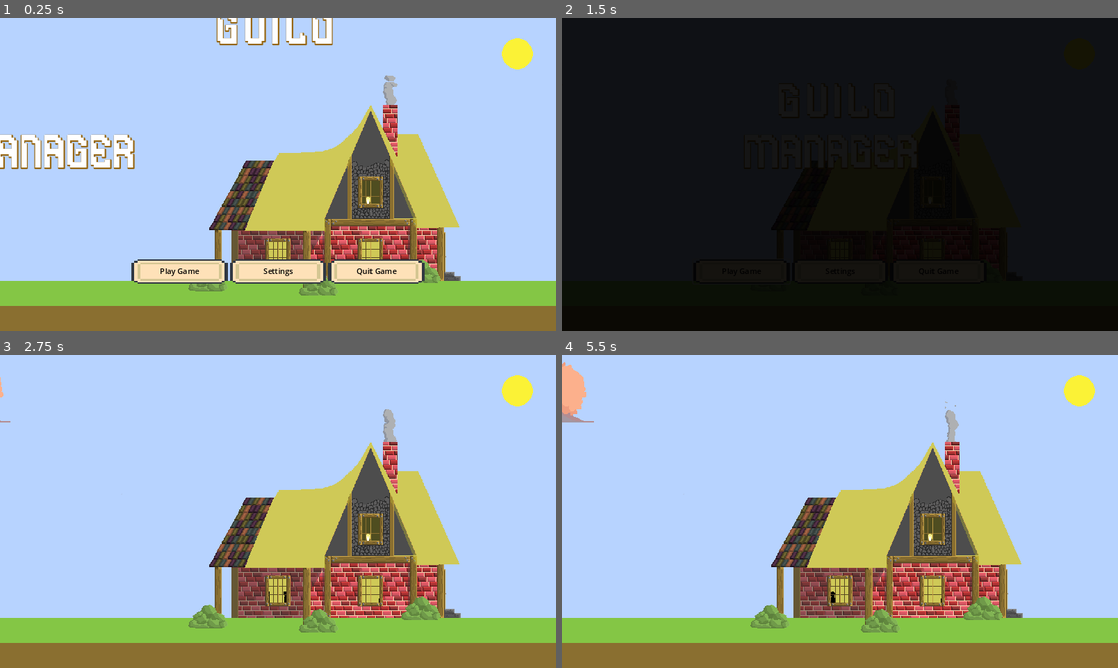
Above: before the commit, frames 1-4 (two rows, left to right).
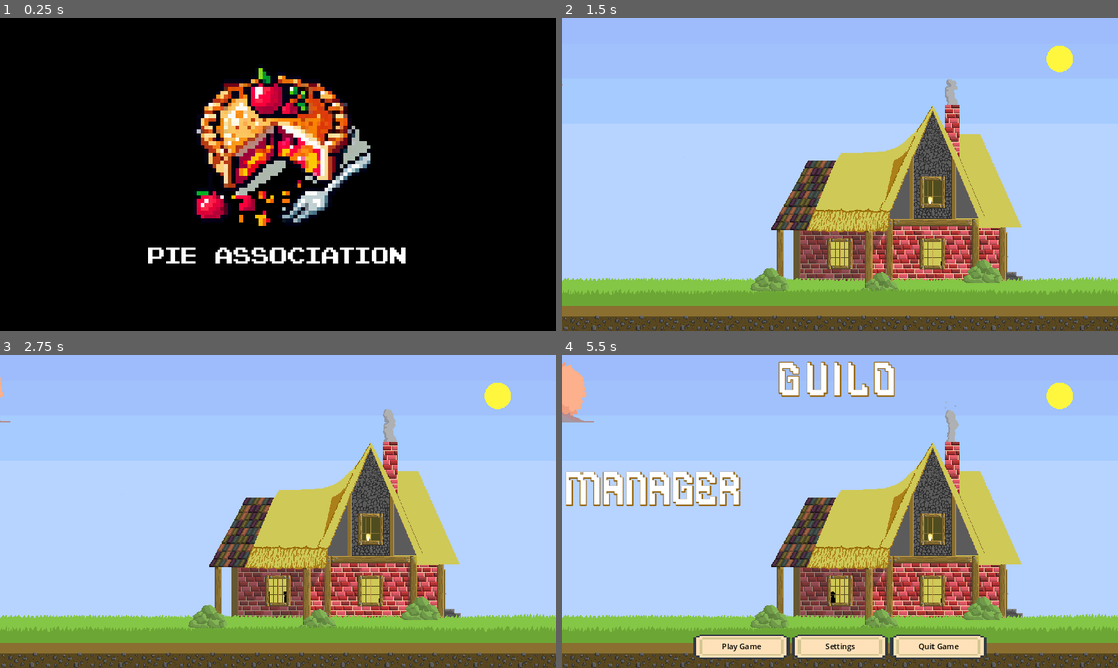
Above: after the commit, the same moments.

Repository: oznoGo7/guildManager
Game: Godot game, scene res://UI/2D Scenes/menu.tscn
Same seed, same stepped clock (60 frames per second), same inputs: the game is played once before the commit and once after it. Sound files missing from this copy of the repository are replaced by a short silence.
Inputs (mouse positions are in pixels of both pictures, inside the frame that each line leads up to):
- Up to frame 1 (0.25 s): no input
- Up to frame 2 (1.5 s): click (739, 271) at 0.5 s, where only the run before the commit has a clickable "Play Game"; click (739, 271) at 1.25 s, where only the run before the commit has a clickable "Play Game"
- Up to frame 3 (2.75 s): move the mouse to (400, 495) at 2.02 s
- Up to frame 4 (5.5 s): move the mouse to (728, 527) at 2.77 s; move the mouse to (895, 442) at 3.52 s; move the mouse to (812, 574) at 4.27 s; move the mouse to (1006, 558) at 5.02 s

The runs differ from the first frame. In frame 1, 100% of the frame differs, in the area x 0-100%, y 0-100%; in frame 2, 100%; in frame 3, 20%; in frame 4, 24%.

Commit message:
Intro To Game
Created the scene for the publisher and have no adventurers left scene

Diff:
--- a/Game Scenes/animation_controller.gd
+++ b/Game Scenes/animation_controller.gd
@@ -1,11 +1,13 @@
 extends Control
 
 @onready var anim: AnimationPlayer = $Anim
+
 
 func fade_in():
 	anim.play("Fade In")
 	await anim.animation_finished
 	visible = false
+
 
 func fade_out():
 	visible = true
@@ -13,3 +15,15 @@
 	anim.play("Fade Out")
 	await anim.animation_finished
 	fade_in()
+
+
+func play_publisher():
+	visible = true
+	print("Play Pie Association")
+	anim.play("Publisher")
+	await anim.animation_finished
+	visible = false
+
+
+func _on_skip_pressed() -> void:
+	visible = false
--- a/Game Scenes/animation_controller.tscn
+++ b/Game Scenes/animation_controller.tscn
@@ -1,63 +1,58 @@
-[gd_scene load_steps=6 format=3 uid="uid://boicpk5r3jko7"]
+[gd_scene load_steps=9 format=3 uid="uid://boicpk5r3jko7"]
 
 [ext_resource type="Script" path="res://Game Scenes/animation_controller.gd" id="1_stwrn"]
+[ext_resource type="Texture2D" uid="uid://15sijjux8ypx" path="res://Artwork/Publisher/Pie Association Log.png" id="2_x85jj"]
+[ext_resource type="FontFile" uid="uid://djsjpoq7vta1v" path="res://UI/Font/PixelEmulator-xq08.ttf" id="3_sie2k"]
 
 [sub_resource type="Animation" id="Animation_uuka6"]
 resource_name = "Fade In"
 step = 1.0
-tracks/0/type = "value"
-tracks/0/imported = false
-tracks/0/enabled = true
-tracks/0/path = NodePath("ColorRect:color")
-tracks/0/interp = 1
-tracks/0/loop_wrap = true
-tracks/0/keys = {
-"times": PackedFloat32Array(0, 1),
-"transitions": PackedFloat32Array(1, 1),
-"update": 0,
-"values": [Color(0, 0, 0, 1), Color(0, 0, 0, 0)]
-}
 
 [sub_resource type="Animation" id="Animation_mq22o"]
 resource_name = "Fade Out"
 step = 1.0
-tracks/0/type = "value"
-tracks/0/imported = false
-tracks/0/enabled = true
-tracks/0/path = NodePath("ColorRect:color")
-tracks/0/interp = 1
-tracks/0/loop_wrap = true
-tracks/0/keys = {
-"times": PackedFloat32Array(0, 1),
-"transitions": PackedFloat32Array(1, 1),
-"update": 0,
-"values": [Color(0, 0, 0, 0), Color(0, 0, 0, 1)]
-}
 
 [sub_resource type="Animation" id="Animation_83o3p"]
 length = 0.001
 tracks/0/type = "value"
 tracks/0/imported = false
 tracks/0/enabled = true
-tracks/0/path = NodePath("ColorRect:color")
+tracks/0/path = NodePath("Control:modulate")
 tracks/0/interp = 1
 tracks/0/loop_wrap = true
 tracks/0/keys = {
 "times": PackedFloat32Array(0),
 "transitions": PackedFloat32Array(1),
 "update": 0,
-"values": [Color(0, 0, 0, 0)]
+"values": [Color(1, 1, 1, 1)]
+}
+
+[sub_resource type="Animation" id="Animation_ut8h6"]
+resource_name = "Publisher"
+length = 5.0
+step = 0.5
+tracks/0/type = "value"
+tracks/0/imported = false
+tracks/0/enabled = true
+tracks/0/path = NodePath("Control:modulate")
+tracks/0/interp = 1
+tracks/0/loop_wrap = true
+tracks/0/keys = {
+"times": PackedFloat32Array(0, 1.5, 3),
+"transitions": PackedFloat32Array(1, 1, 1),
+"update": 0,
+"values": [Color(1, 1, 1, 1), Color(1, 1, 1, 1), Color(1, 1, 1, 0)]
 }
 
 [sub_resource type="AnimationLibrary" id="AnimationLibrary_lgl08"]
 _data = {
 "Fade In": SubResource("Animation_uuka6"),
 "Fade Out": SubResource("Animation_mq22o"),
+"Publisher": SubResource("Animation_ut8h6"),
 "RESET": SubResource("Animation_83o3p")
 }
 
 [node name="Animation Controller" type="Control"]
-visible = false
 layout_mode = 3
 anchors_preset = 15
 anchor_right = 1.0
@@ -66,16 +61,58 @@
 grow_vertical = 2
 script = ExtResource("1_stwrn")
 
-[node name="ColorRect" type="ColorRect" parent="."]
+[node name="Anim" type="AnimationPlayer" parent="."]
+libraries = {
+"": SubResource("AnimationLibrary_lgl08")
+}
+
+[node name="Control" type="Control" parent="."]
 layout_mode = 1
 anchors_preset = 15
 anchor_right = 1.0
 anchor_bottom = 1.0
 grow_horizontal = 2
 grow_vertical = 2
-color = Color(0, 0, 0, 0)
 
-[node name="Anim" type="AnimationPlayer" parent="."]
-libraries = {
-"": SubResource("AnimationLibrary_lgl08")
-}
+[node name="ColorRect" type="ColorRect" parent="Control"]
+modulate = Color(0, 0, 0, 1)
+layout_mode = 1
+anchors_preset = 15
+anchor_right = 1.0
+anchor_bottom = 1.0
+grow_horizontal = 2
+grow_vertical = 2
+color = Color(0, 0, 0, 1)
+
+[node name="Sprite2D" type="Sprite2D" parent="Control"]
+position = Vector2(576, 263)
+scale = Vector2(8, 8)
+texture = ExtResource("2_x85jj")
+
+[node name="Label" type="Label" parent="Control"]
+layout_mode = 1
+anchors_preset = 8
+anchor_left = 0.5
+anchor_top = 0.5
+anchor_right = 0.5
+anchor_bottom = 0.5
+offset_left = -174.0
+offset_top = 136.5
+offset_right = 174.0
+offset_bottom = 203.5
+grow_horizontal = 2
+grow_vertical = 2
+theme_override_fonts/font = ExtResource("3_sie2k")
+theme_override_font_sizes/font_size = 48
+text = "Pie Association"
+
+[node name="Skip" type="Button" parent="Control"]
+modulate = Color(1, 1, 1, 0)
+layout_mode = 1
+anchors_preset = 15
+anchor_right = 1.0
+anchor_bottom = 1.0
+grow_horizontal = 2
+grow_vertical = 2
+
+[connection signal="pressed" from="Control/Skip" to="." method="_on_skip_pressed"]
--- a/Manager/game_manager.gd
+++ b/Manager/game_manager.gd
@@ -422,13 +422,14 @@
 		Globals.town_reputation -= Globals.new_day_reputation_decrease
 		amount_of_rep = .08
 		await update_reputation()
-		move_quest_details_list()
+		await move_quest_details_list()
 		if Globals.town_reputation > .1:
 				quest_details_list.visible = false
 				eod.visible = false
 				game_over.visible = false
 				level_up_options.visible = false
 				weekly_scenario_vbox.visible = false
+				$"../Animation Controller".fade_out()
 		else:
 			game_over.visible = true
 			$Audio.present_scenario_timer.stop()
--- /dev/null
+++ b/UI/2D Scenes/main_menu.gd
@@ -0,0 +1,7 @@
+extends HBoxContainer
+
+
+
+func move_main_menu():
+	var tween = get_tree().create_tween()
+	tween.tween_property(self, "position", Vector2(0, 500), 1)
--- a/UI/2D Scenes/menu_layout_ctrl.gd
+++ b/UI/2D Scenes/menu_layout_ctrl.gd
@@ -5,6 +5,7 @@
 @onready var window_walk_2: AnimationPlayer = $"Background/Window 2/Window Walk 2"
 @onready var chimney: AnimationPlayer = $"Background/Chimney Smoke/Chimney"
 @onready var settings_menu: Control = $"Settings Menu"
+@onready var animation_controller: Control = $"Animation Controller"
 
 
 var is_paused = false
@@ -23,6 +24,15 @@
 		print("No More Adventurers " + str(Globals.guild_members_left))
 		get_node("Game Scene").no_more_adventurers()
 	chimney.play("Chimney Smoke")
+	animation_controller.play_publisher()
+	await animation_controller.play_publisher()
+	$"Title Labels/G".move_title_label()
+	$"Title Labels/U".move_title_label()
+	$"Title Labels/I".move_title_label()
+	$"Title Labels/L".move_title_label()
+	$"Title Labels/D".move_title_label()
+	$"Title Labels/Manager".move_title_label()
+	$"Main Menu".move_main_menu()
 
 func _process(delta: float) -> void:
 	if Input.is_action_just_pressed("Pause"):
@@ -35,14 +45,6 @@
 			settings_menu.visible = false
 			print("Hide Settings")
 
-
-func _on_title_timer_timeout() -> void:
-	$"Title Labels/G".move_title_label()
-	$"Title Labels/U".move_title_label()
-	$"Title Labels/I".move_title_label()
-	$"Title Labels/L".move_title_label()
-	$"Title Labels/D".move_title_label()
-	$"Title Labels/Manager".move_title_label()
 
 
 func _on_window_walking_1_timeout() -> void:
--- a/UI/2D Scenes/menu_layout_ctrl.tscn
+++ b/UI/2D Scenes/menu_layout_ctrl.tscn
@@ -1,9 +1,9 @@
-[gd_scene load_steps=48 format=3 uid="uid://blwyokhup48vq"]
+[gd_scene load_steps=49 format=3 uid="uid://blwyokhup48vq"]
 
 [ext_resource type="PackedScene" uid="uid://iyc288nhvx4t" path="res://Game Scenes/game_scene.tscn" id="1_1mimh"]
 [ext_resource type="Script" path="res://UI/2D Scenes/menu_layout_ctrl.gd" id="1_goreh"]
 [ext_resource type="PackedScene" uid="uid://rso3gymj47gc" path="res://UI/Buttons/Menu_Buttons.tscn" id="1_igv0p"]
-[ext_resource type="Texture2D" uid="uid://c1c85y07drn64" path="res://Artwork/Background/Derek House v3.png" id="2_yp5f2"]
+[ext_resource type="Texture2D" uid="uid://bgq4i18wnkc35" path="res://Artwork/Background/Derek House v3 (1)-Sheet.png" id="2_0rok4"]
 [ext_resource type="Texture2D" uid="uid://rwv3hfsl827i" path="res://Artwork/Background/Cloud 1.png" id="3_eus8g"]
 [ext_resource type="SpriteFrames" uid="uid://bhqmsqisx4ul3" path="res://Artwork/Sprites/Window.tres" id="3_o2kqx"]
 [ext_resource type="PackedScene" uid="uid://cc37y4dw05u16" path="res://UI/Labels/Title/Title Label.tscn" id="3_seatt"]
@@ -11,17 +11,18 @@
 [ext_resource type="Texture2D" uid="uid://dqxy0q84hbsld" path="res://Artwork/Background/Cloud 4.png" id="5_ihdy3"]
 [ext_resource type="PackedScene" uid="uid://boicpk5r3jko7" path="res://Game Scenes/animation_controller.tscn" id="6_6qa1m"]
 [ext_resource type="Texture2D" uid="uid://chg0lyq8uyukg" path="res://Artwork/Sprites/Background/Chimney Smoke-Sheet.png" id="6_o5xlr"]
+[ext_resource type="Script" path="res://UI/2D Scenes/main_menu.gd" id="10_cxq68"]
 [ext_resource type="PackedScene" uid="uid://c1fftcekmkocc" path="res://Game Scenes/settings_menu.tscn" id="12_t7q8c"]
 
-[sub_resource type="AtlasTexture" id="AtlasTexture_2ewbf"]
-atlas = ExtResource("2_yp5f2")
+[sub_resource type="AtlasTexture" id="AtlasTexture_wv6fo"]
+atlas = ExtResource("2_0rok4")
 region = Rect2(0, 0, 1152, 648)
 
 [sub_resource type="SpriteFrames" id="SpriteFrames_0r1u7"]
 animations = [{
 "frames": [{
 "duration": 1.0,
-"texture": SubResource("AtlasTexture_2ewbf")
+"texture": SubResource("AtlasTexture_wv6fo")
 }],
 "loop": true,
 "name": &"default",
@@ -619,10 +620,6 @@
 text = "MANAGER
 "
 
-[node name="Title Timer" type="Timer" parent="Title Labels"]
-wait_time = 0.1
-autostart = true
-
 [node name="Game Scene" parent="." instance=ExtResource("1_1mimh")]
 visible = false
 layout_mode = 1
@@ -633,11 +630,12 @@
 anchor_top = 1.0
 anchor_right = 1.0
 anchor_bottom = 1.0
-offset_top = -148.0
-offset_bottom = -98.0
+offset_top = 9.0
+offset_bottom = 59.0
 grow_horizontal = 2
 grow_vertical = 0
 alignment = 1
+script = ExtResource("10_cxq68")
 
 [node name="Play" parent="Main Menu" groups=["Play Button"] instance=ExtResource("1_igv0p")]
 layout_mode = 2
@@ -658,6 +656,7 @@
 "
 
 [node name="Animation Controller" parent="." instance=ExtResource("6_6qa1m")]
+visible = false
 layout_mode = 2
 anchors_preset = 0
 
@@ -669,4 +668,3 @@
 [connection signal="timeout" from="Background/Clouds/Cloud 3/Cloud 3 Timer" to="." method="_on_cloud_3_timer_timeout"]
 [connection signal="timeout" from="Background/Window 1/Window walking 1" to="." method="_on_window_walking_1_timeout"]
 [connection signal="timeout" from="Background/Window 2/Window walking 2" to="." method="_on_window_walking_2_timeout"]
-[connection signal="timeout" from="Title Labels/Title Timer" to="." method="_on_title_timer_timeout"]
--- a/UI/Labels/Title/Title Label.tscn
+++ b/UI/Labels/Title/Title Label.tscn
@@ -1,6 +1,6 @@
 [gd_scene load_steps=3 format=3 uid="uid://cc37y4dw05u16"]
 
-[ext_resource type="FontFile" uid="uid://bquvtja6buwsw" path="res://UI/Neoblock DEMO.otf" id="1_1l5b8"]
+[ext_resource type="FontFile" uid="uid://bquvtja6buwsw" path="res://UI/Font/Neoblock DEMO.otf" id="1_1l5b8"]
 [ext_resource type="Script" path="res://UI/Labels/Title/title_label.gd" id="2_0eh3g"]
 
 [node name="G" type="Label"]
--- a/UI/Labels/Title/title_label.gd
+++ b/UI/Labels/Title/title_label.gd
@@ -9,14 +9,14 @@
 	var tween = get_tree().create_tween()
 	match name:
 		"G":
-			tween.tween_property(self, "position", Vector2(445, 137), .4)
+			tween.tween_property(self, "position", Vector2(445, 137), 1)
 		"U":
-			tween.tween_property(self, "position", Vector2(504, 137), .4)
+			tween.tween_property(self, "position", Vector2(504, 137), 1)
 		"I":
-			tween.tween_property(self, "position", Vector2(543, 137), .4)
+			tween.tween_property(self, "position", Vector2(543, 137), 1)
 		"L":
-			tween.tween_property(self, "position", Vector2(589, 137), .4)
+			tween.tween_property(self, "position", Vector2(589, 137), 1)
 		"D":
-			tween.tween_property(self, "position", Vector2(643, 137), .4)
+			tween.tween_property(self, "position", Vector2(643, 137), 1)
 		"Manager":
-			tween.tween_property(self, "position", Vector2(380, 241), .4)
+			tween.tween_property(self, "position", Vector2(380, 241), 1)
--- a/project.godot
+++ b/project.godot
@@ -10,7 +10,7 @@
 
 [application]
 
-config/name="Idle Guild Manager"
+config/name="Guild Manager"
 run/main_scene="res://UI/2D Scenes/menu.tscn"
 config/features=PackedStringArray("4.3", "GL Compatibility")
 
@@ -20,6 +20,7 @@
 
 [display]
 
+window/size/mode=3
 window/stretch/mode="canvas_items"
 window/vsync/vsync_mode=0
 
Binary file removed: Artwork/Background/Background House.png
Binary file removed: Artwork/Background/Derek House v2.png
Not shown, removed: Artwork/Background/Derek House v2.png.import
Binary file added: Artwork/Background/Derek House v3 (1)-Sheet.png
Not shown, changed: Artwork/Background/Derek House v3 (1)-Sheet.png.import
Binary file removed: Artwork/Background/Derek House v3.png
Binary file removed: Artwork/Background/temp background.jpg
Not shown, removed: Artwork/Background/temp background.jpg.import
Binary file added: Artwork/Publisher/Pie Association Log.png
Not shown, changed: Artwork/Publisher/Pie Association Log.png.import
Renamed: UI/Neoblock DEMO.otf -> UI/Font/Neoblock DEMO.otf
Not shown, changed: UI/Font/Neoblock DEMO.otf.import
(and 2 more such lines)
